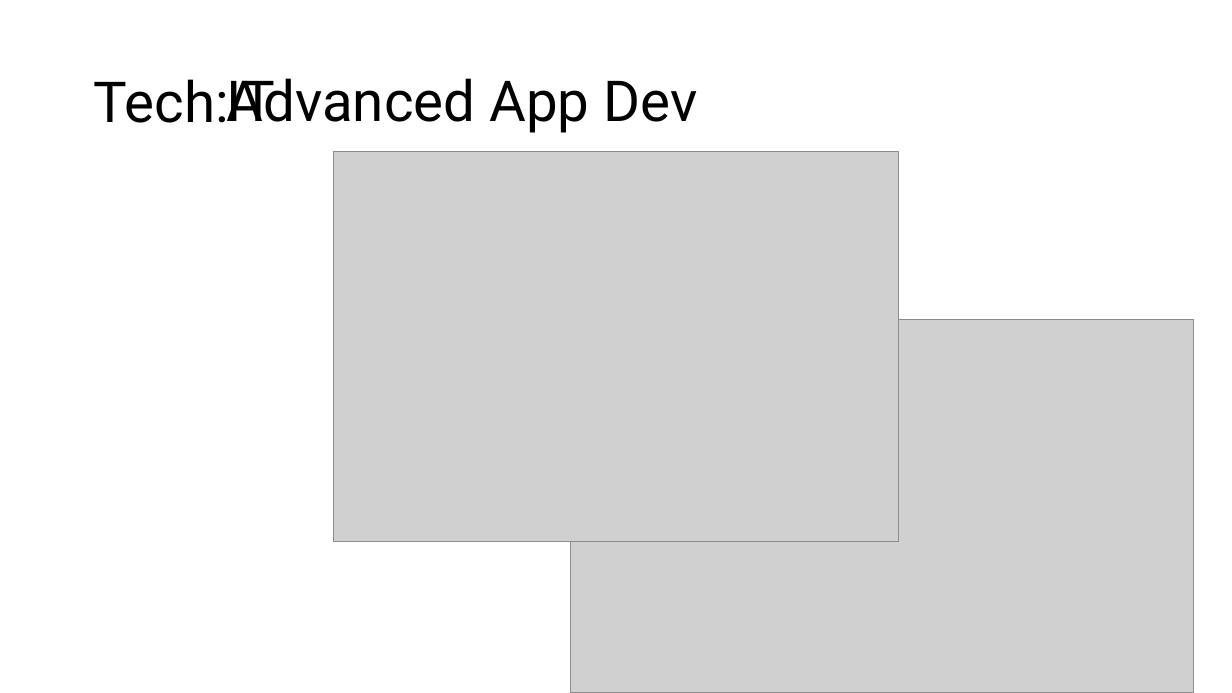
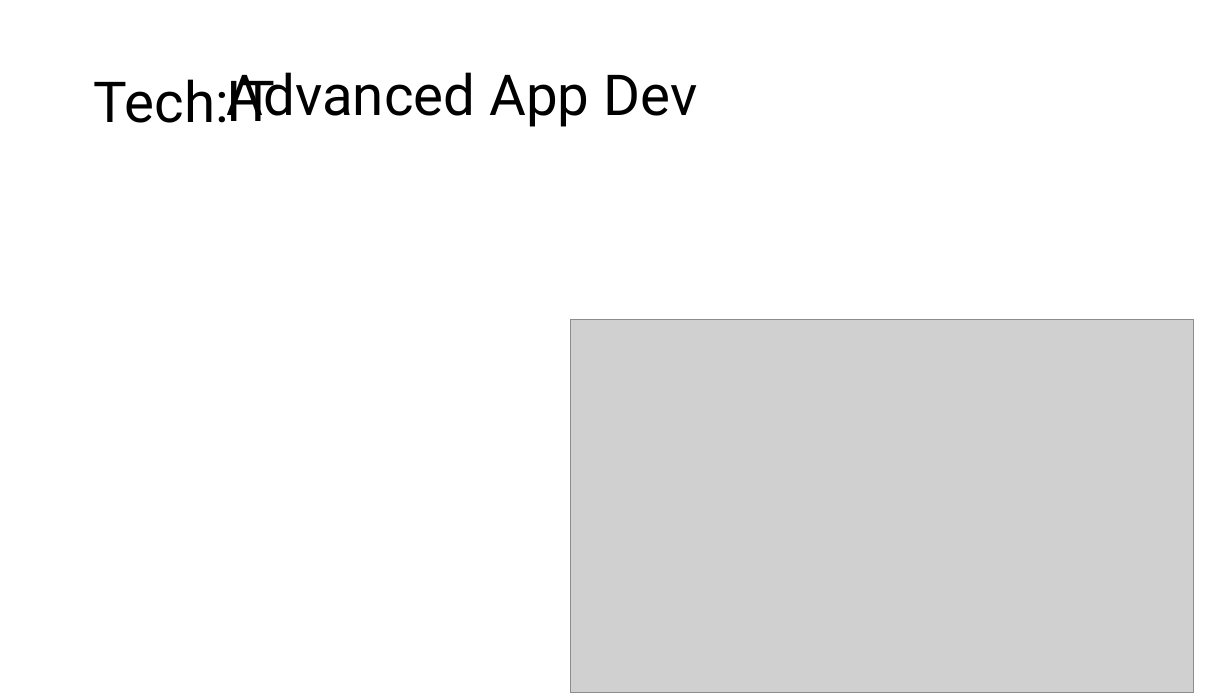
Before and after one commit to CTH-npitx/Presentations, a slide deck: slide 2 of Current Presentation/Charlie- summer 2026 presentation.pptx. Drawn at 1232x693 pixels with LibreOffice and Linux fonts; fonts in the diff are those of the drawing; grey boxes stand for pictures. Boxes give left, top, right and bottom in pixels: in the first picture for what was removed or moved away, otherwise in the second. Text is boxed around its words. In the diff, an @@ line names an element or a change of style, - is before the commit and + after.

```diff
--- a/Current Presentation/Charlie- summer 2026 presentation.pptx
+++ b/Current Presentation/Charlie- summer 2026 presentation.pptx
@@ text "Advanced App Dev": place and size @@
-text "Advanced App Dev" at bbox=[227, 78, 698, 133]
+text "Advanced App Dev" at bbox=[227, 72, 698, 127]
@@ picture removed at bbox=[334, 152, 898, 542] @@
```
Also in this commit, not shown: 1 slide added.
